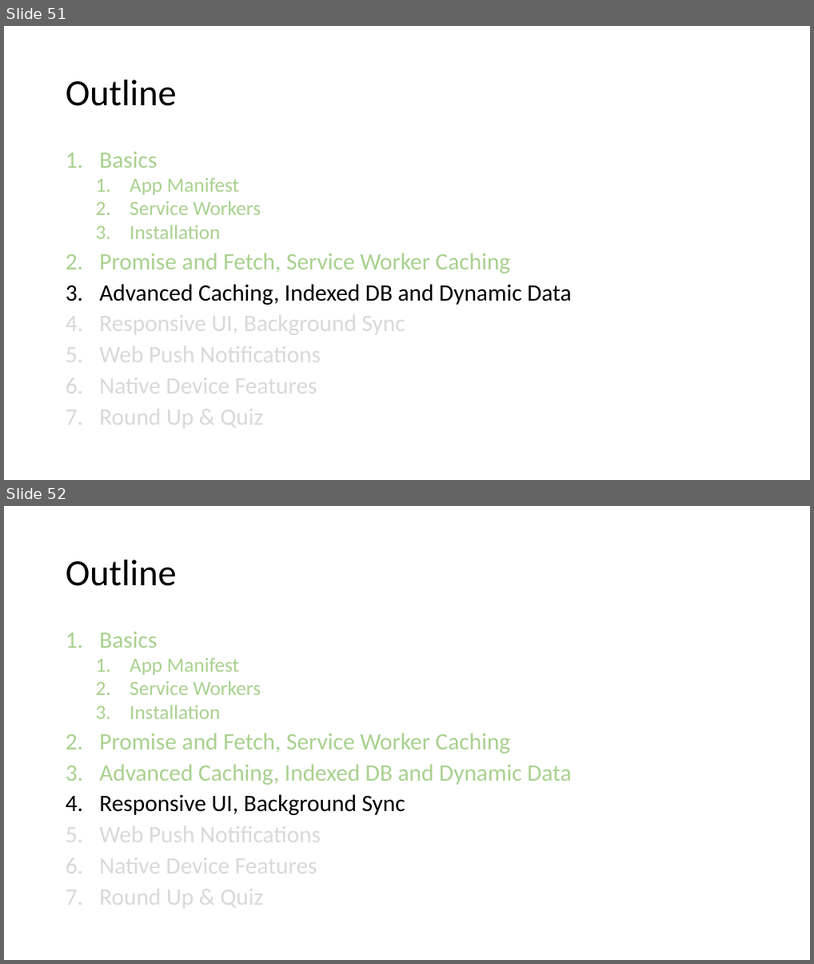
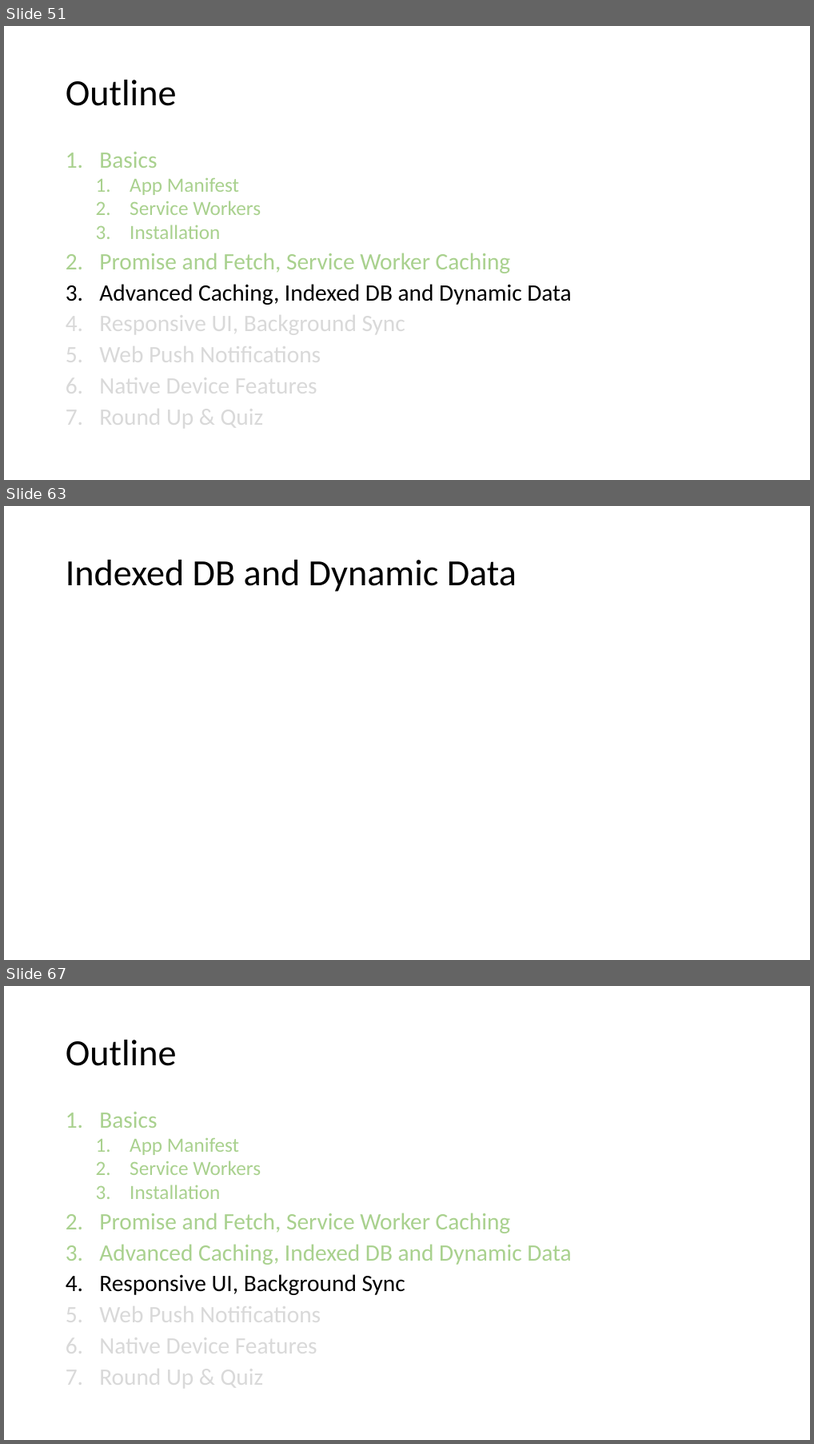
Before and after one commit to SteveNox/PWACourseProgress, a slide deck: course/Progressive Web Apps.pptx. Shown one above the other, each under a label of ours: slides 51 and 52 before the commit, slides 51, 63 and 67 after it; the slides between them are not shown. The pictures are 814x964 and 814x1444 pixels, drawn with LibreOffice and Linux fonts; fonts in the diff are those of the drawing. Boxes give left, top, right and bottom in pixels: in the first picture for what was removed or moved away, otherwise in the second. Text is boxed around its words. In the diff, an @@ line names an element or a change of style, - is before the commit and + after.

```diff
--- a/course/Progressive Web Apps.pptx
+++ b/course/Progressive Web Apps.pptx
@@ slide 63 added at box(4, 506, 810, 960), background #FFFFFF @@
@@ title added at box(66, 560, 517, 592), 44 pt, text #000000 @@
+Indexed DB and Dynamic Data
@@ what was slide 52 is now slide 67 @@
```
Also in this commit, not shown: 14 other slides added, 5 other files.
